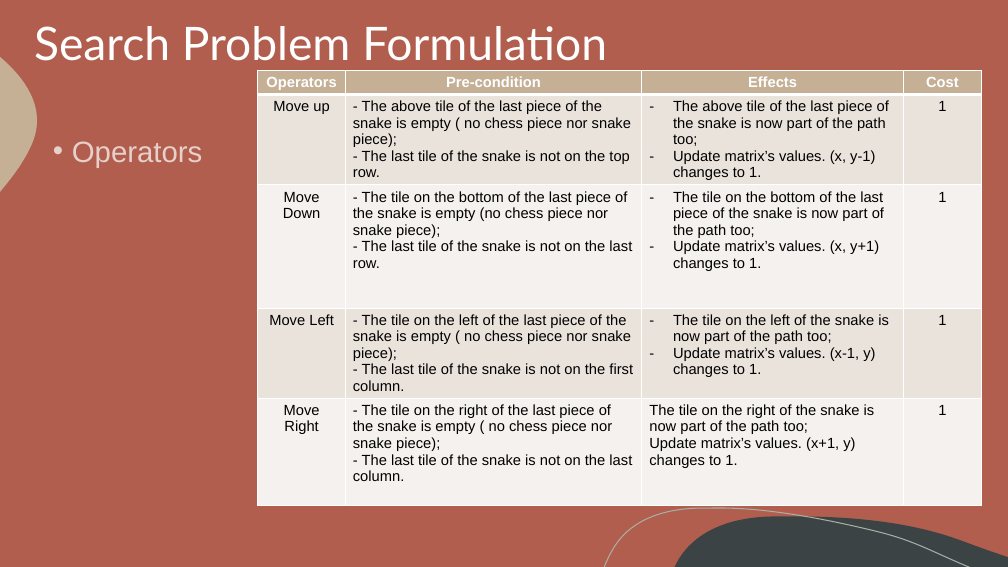
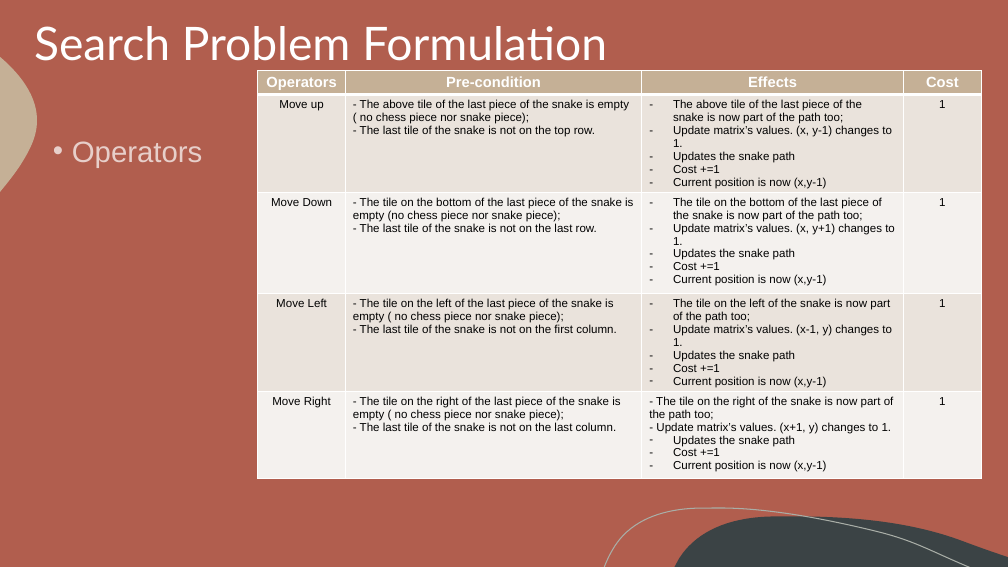
Before and after one commit to itsdomsantos/IART-2022, a slide deck: slide 4 of Chess Snake Puzzles – 2022 IA Project - Final Delivery.pptx. Drawn at 1008x567 pixels with LibreOffice and Linux fonts; fonts in the diff are those of the drawing. Boxes give left, top, right and bottom in pixels: in the first picture for what was removed or moved away, otherwise in the second. Text is boxed around its words. In the diff, an @@ line names an element or a change of style, - is before the commit and + after.

```diff
--- a/Chess Snake Puzzles – 2022 IA Project - Final Delivery.pptx
+++ b/Chess Snake Puzzles – 2022 IA Project - Final Delivery.pptx
@@ table at [258, 70, 982, 518] @@
-row 2, column 3: The above tile of the last piece of the snake is now part of the path too; / Update matrix’s values. (x, y-1) changes to 1.
+row 2, column 3: The above tile of the last piece of the snake is now part of the path too; / Update matrix’s values. (x, y-1) changes to 1. / Updates the snake path / Cost +=1 / Current position is now (x,y-1)
-row 3, column 3: The tile on the bottom of the last piece of the snake is now part of the path too; / Update matrix’s values. (x, y+1) changes to 1.
+row 3, column 3: The tile on the bottom of the last piece of the snake is now part of the path too; / Update matrix’s values. (x, y+1) changes to 1. / Updates the snake path / Cost +=1 / Current position is now (x,y-1)
-row 4, column 3: The tile on the left of the snake is now part of the path too; / Update matrix’s values. (x-1, y) changes to 1.
+row 4, column 3: The tile on the left of the snake is now part of the path too; / Update matrix’s values. (x-1, y) changes to 1. / Updates the snake path / Cost +=1 / Current position is now (x,y-1)
-row 5, column 3: The tile on the right of the snake is now part of the path too; / Update matrix’s values. (x+1, y) changes to 1.
+row 5, column 3: - The tile on the right of the snake is now part of the path too; / - Update matrix’s values. (x+1, y) changes to 1. / Updates the snake path / Cost +=1 / Current position is now (x,y-1)
@@ size 14 to 11 pt in "Move up", "- The above tile of the last ...", "- The last tile of the snake ...", "1" and 12 more places @@
```
Also in this commit, not shown: 5 other slides changed, 4 other files.
